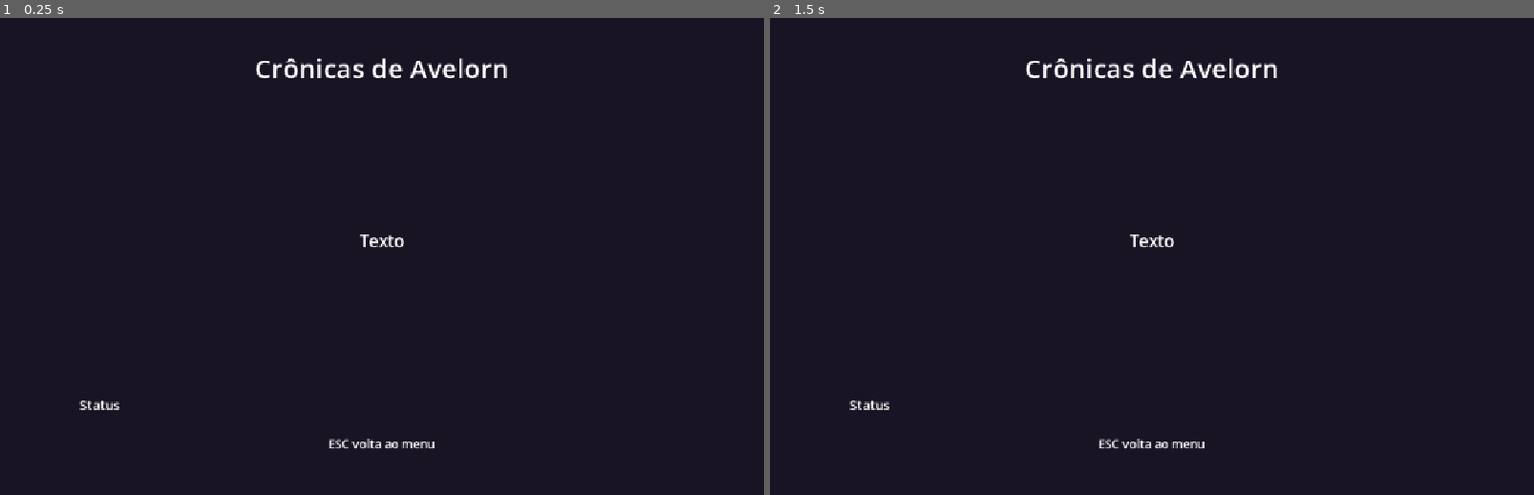
Above: before the commit, frames 1-2 (left to right).
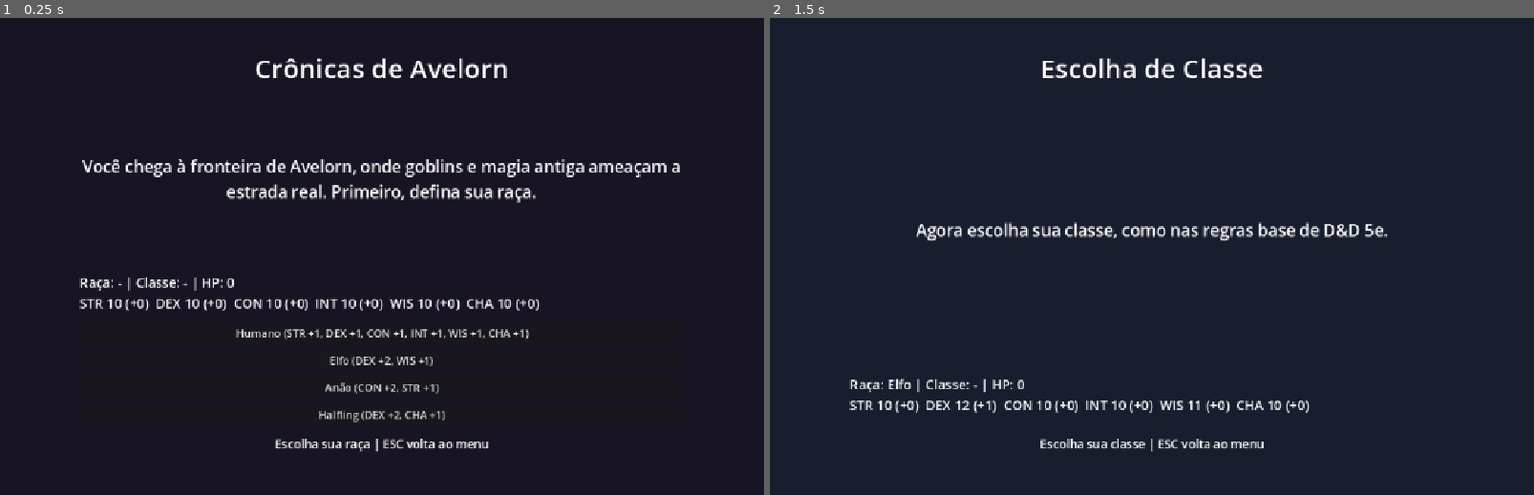
Above: after the commit, the same moments.

Repository: vmagione/Simple-games-prototypes
Game: Godot game, scene res://Scenes/RPGDecision.tscn
Same seed, same stepped clock (60 frames per second), same inputs: the game is played once before the commit and once after it. This scene is started directly instead of the project's main scene.
Inputs (mouse positions are in pixels of both pictures, inside the frame that each line leads up to):
- Up to frame 1 (0.25 s): no input
- Up to frame 2 (1.5 s): click (1152, 361) at 0.5 s, where only the run after the commit has a clickable "Elfo (DEX +2, WIS +1)"; tap Enter (ui_accept) at 1.25 s; hold Right (ui_right) from 1.28 s (still down)

The runs differ from the first frame. In frame 1, 3.9% of the frame differs, in the area x 10-89%, y 29-91%; in frame 2, 3.1%.
Error before the commit: Parse Error: Expected loop variable name after "for". (res://Scripts/rpg_decision_game.gd:175)
Error after the commit: Invalid access to property or key 'main' on a base object of type 'String'. (res://Scripts/rpg_decision_game.gd:177)

Commit message:
Correção class_name para não utilizar palavra chave
Correção class_name para não utilizar palavra chave

Diff:
--- a/Scripts/rpg_decision_game.gd
+++ b/Scripts/rpg_decision_game.gd
@@ -172,11 +172,11 @@
 		)
 
 func _add_class_buttons() -> void:
-	for class_name in CLASSES.keys():
-		var class_data: Dictionary = CLASSES[class_name]
-		var button := _create_button("%s (Atributo principal: %s)" % [class_name, class_data["main"]])
+	for class_name_aux in CLASSES.keys():
+		var _class_name: Dictionary = CLASSES[class_name_aux]
+		var button := _create_button("%s (Atributo principal: %s)" % [_class_name, class_name_aux["main"]])
 		button.pressed.connect(func() -> void:
-			_select_class(class_name)
+			_select_class(class_name_aux)
 		)
 
 func _add_challenge_buttons(options: Array) -> void:
@@ -217,9 +217,9 @@
 	_current_node = "class_select"
 	_refresh_ui()
 
-func _select_class(class_name: String) -> void:
-	_class = class_name
-	_stats[CLASSES[class_name]["main"]] += 1
+func _select_class(_class_name: String) -> void:
+	_class = _class_name
+	_stats[CLASSES[_class_name]["main"]] += 1
 	_stats["CON"] += 1
 	_current_node = "gate"
 	_refresh_ui()
Not shown, added: Scripts/rpg_decision_game.gd.uid
